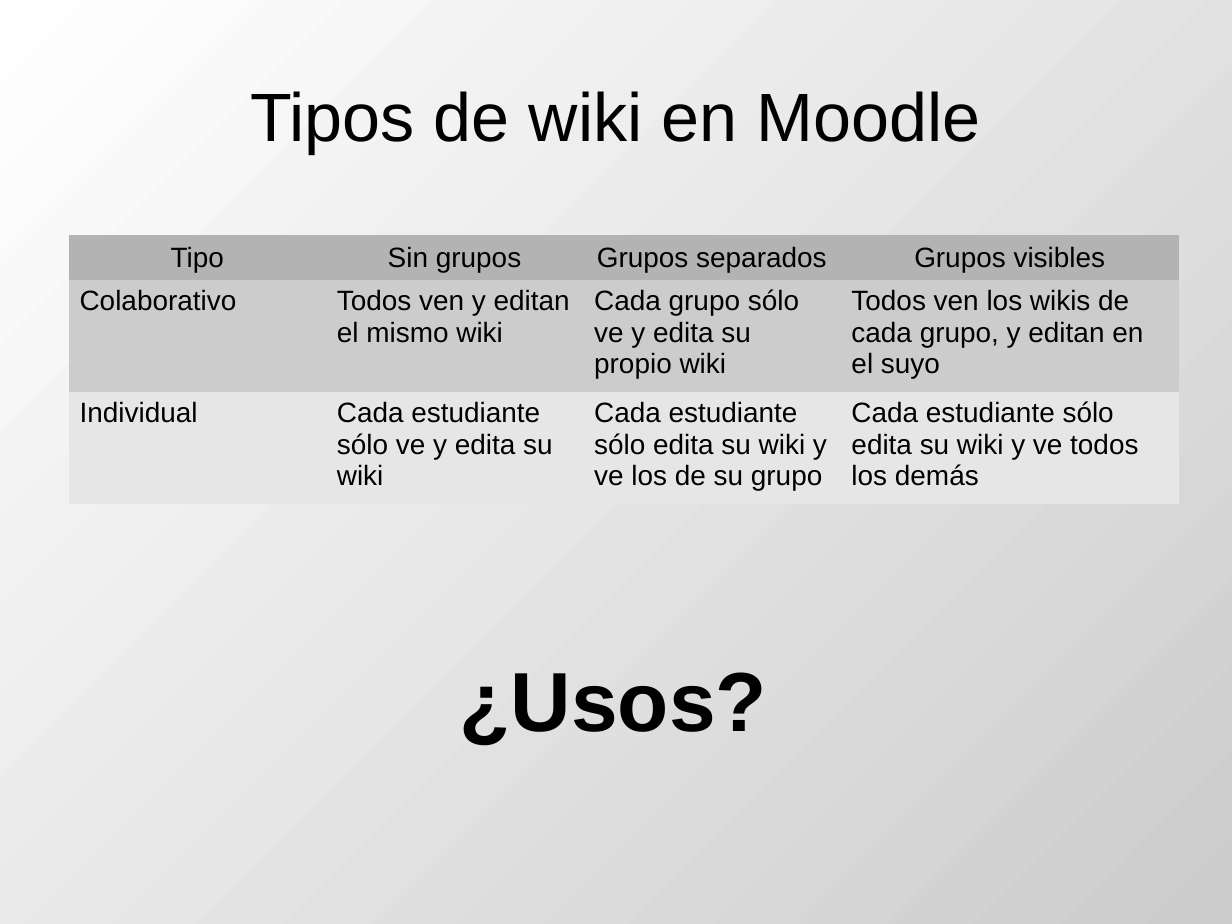
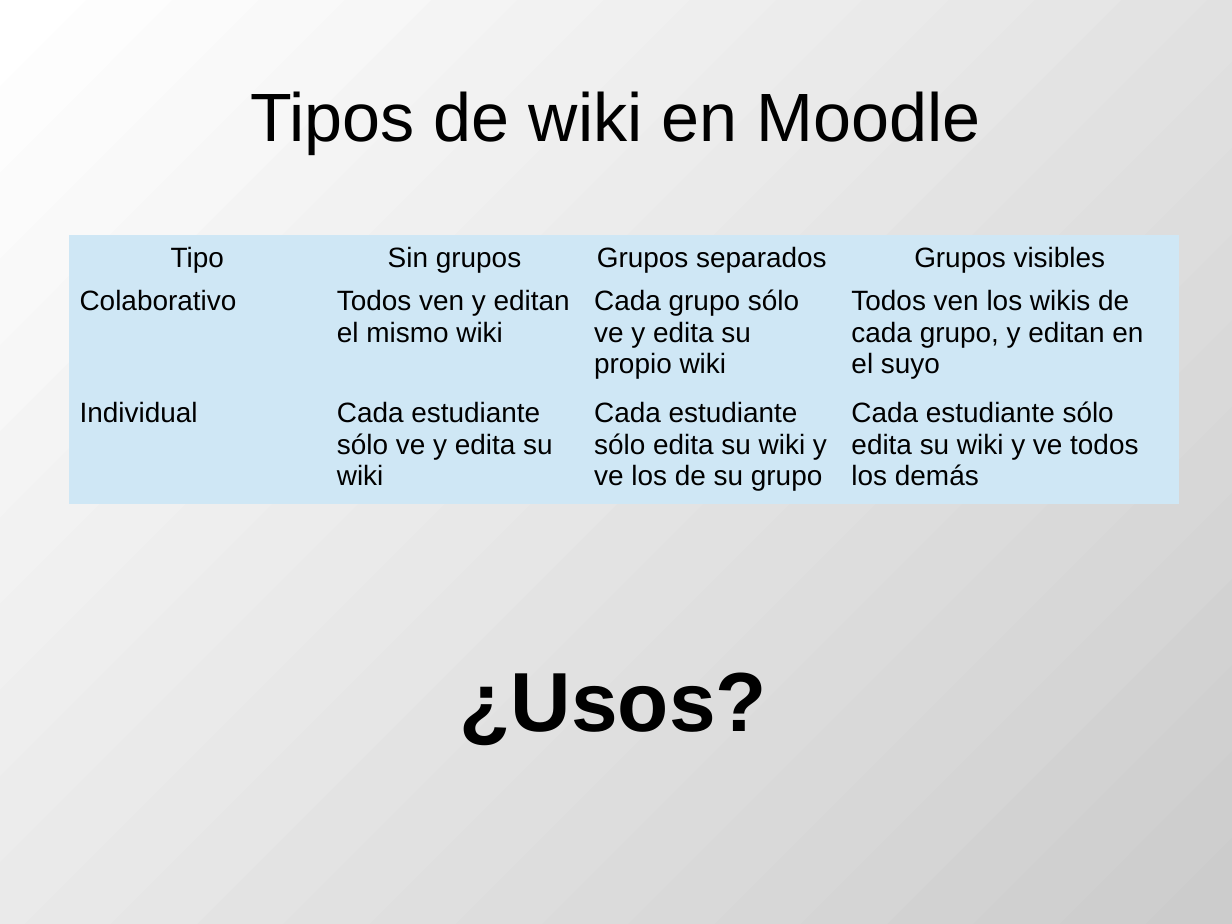
Before and after one commit to DrPantera/wikis4education, a slide deck: slide 7 of uca-2013_07/tema-3-WikisEnMoodle.odp. Drawn at 1232x924 pixels with LibreOffice and Linux fonts; fonts in the diff are those of the drawing. Boxes give left, top, right and bottom in pixels: in the first picture for what was removed or moved away, otherwise in the second. Text is boxed around its words. In the diff, an @@ line names an element or a change of style, - is before the commit and + after.

```diff
--- a/uca-2013_07/tema-3-WikisEnMoodle.odp
+++ b/uca-2013_07/tema-3-WikisEnMoodle.odp
@@ table at (68, 236, 1178, 494) @@
@@ fill #B3B3B3 to #CFE7F5 in row 1 @@
@@ fill #CCCCCC to #CFE7F5 in row 2 @@
@@ fill #E6E6E6 to #CFE7F5 in row 3 @@
```
Also in this commit, not shown: 1 other slide changed, 2 other files.
